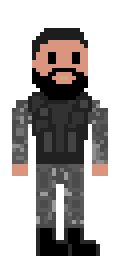
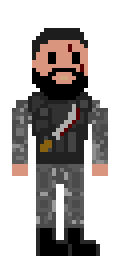
Before/after of a 128×256 layered artwork. What changed in the layer stack:
painted on "Calque 1" over [40, 44, 84, 152]
